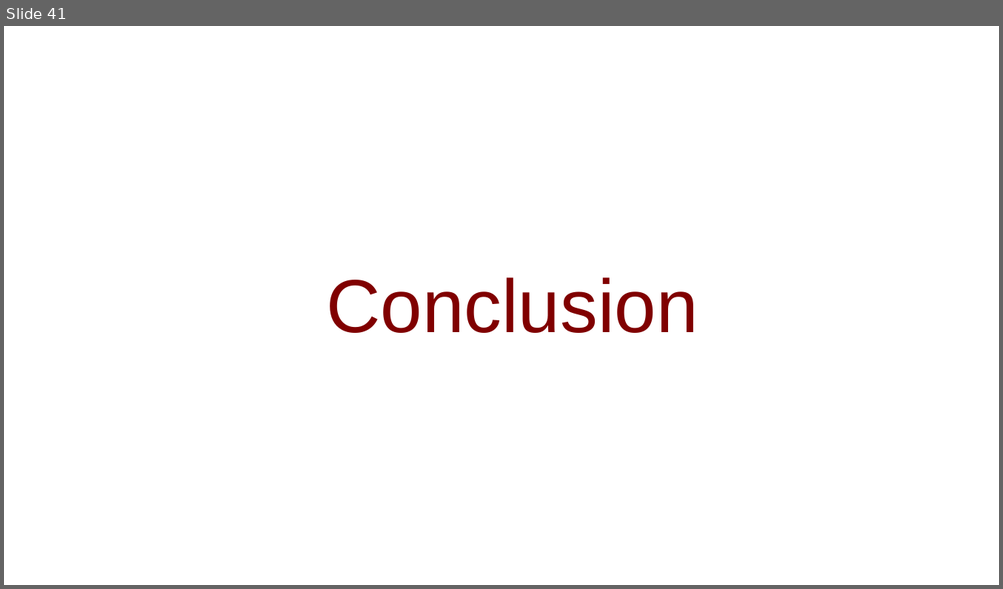
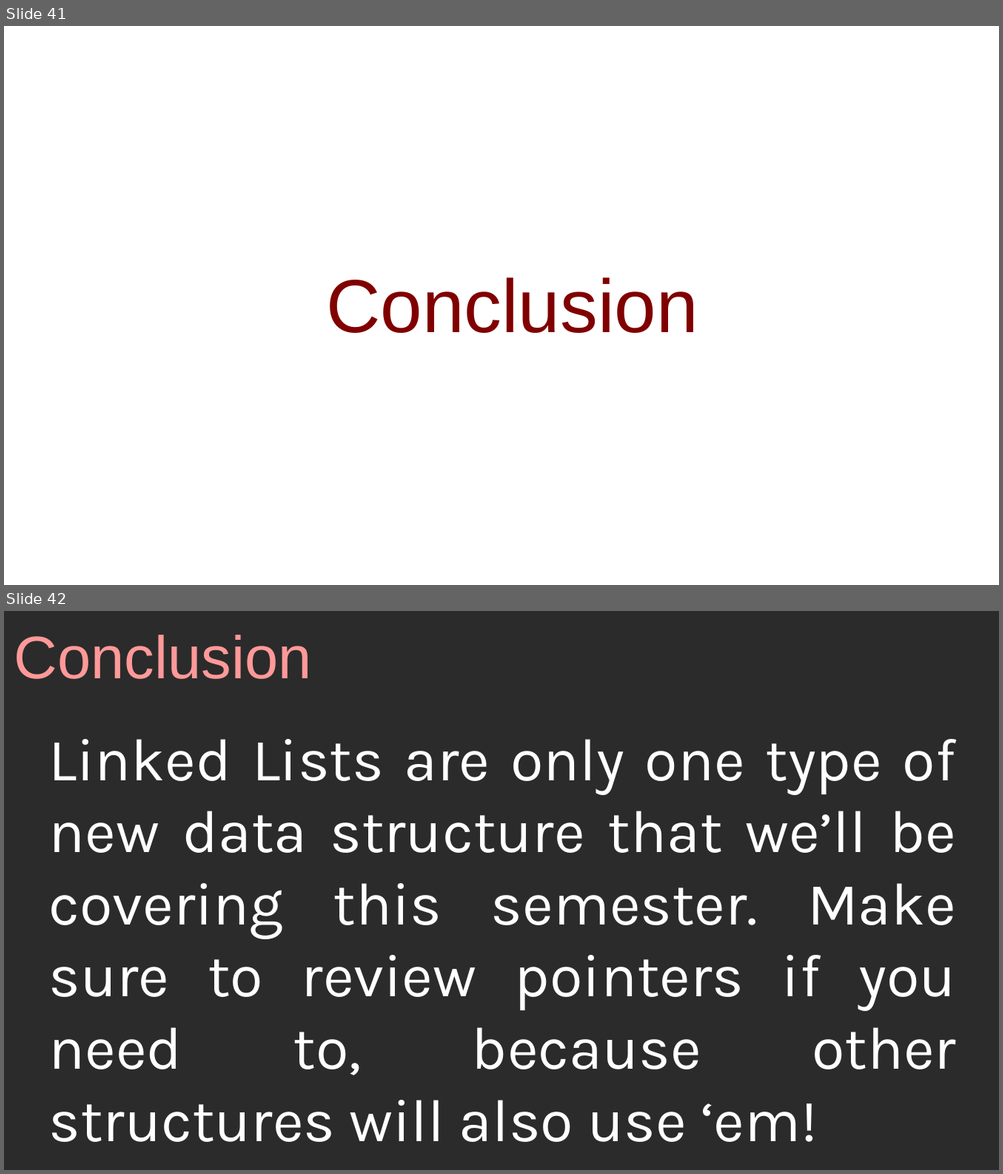
Before and after one commit to mariamhabib/CS250-Data-Structures, a slide deck: Lectures/7_Linked_Lists.odp. Shown one above the other, each under a label of ours: slide 41 before the commit, slides 41 and 42 after it. The pictures are 1003x589 and 1003x1174 pixels, drawn with LibreOffice and Linux fonts; fonts in the diff are those of the drawing; background and template pictures are left out; a plain dark background stands for a picture behind light text. Boxes give left, top, right and bottom in pixels: in the first picture for what was removed or moved away, otherwise in the second. Text is boxed around its words. In the diff, an @@ line names an element or a change of style, - is before the commit and + after.

Commit message:
linked list lecture

```diff
--- a/Lectures/7_Linked_Lists.odp
+++ b/Lectures/7_Linked_Lists.odp
@@ slide 42 added at box(4, 611, 999, 1170), background picture (left out) @@
@@ title added at box(14, 635, 312, 679), 48 pt, text #FF9999 @@
+Conclusion
@@ text added at box(49, 739, 956, 1142), 48 pt, text #FFFFFF @@
+Linked Lists are only one type of new data structure that we’ll be covering this semester. Make sure to review pointers if you need to, because other structures will also use ‘em!
```
Also in this commit, not shown: 2 slides changed, 1 slide removed, 43 other files.
